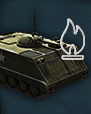
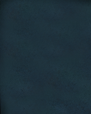
Comparing the layer stacks of the two (91, 114) images. Changes:
hid "flamer" over [left=59, top=18, right=85, bottom=60]
hid "M132" over [left=0, top=6, right=89, bottom=99]
